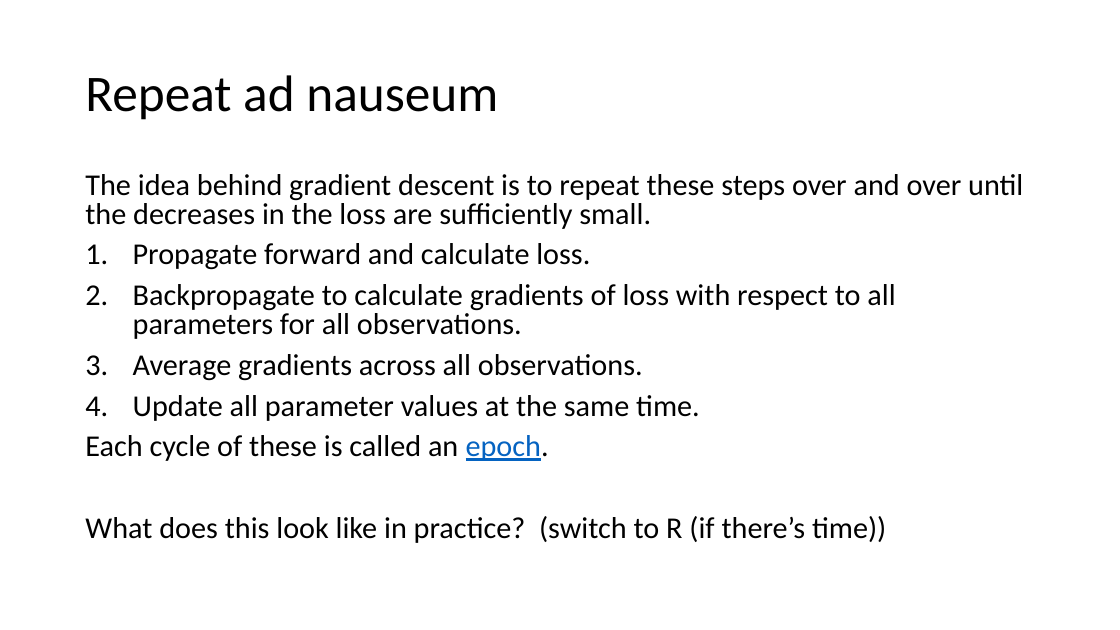
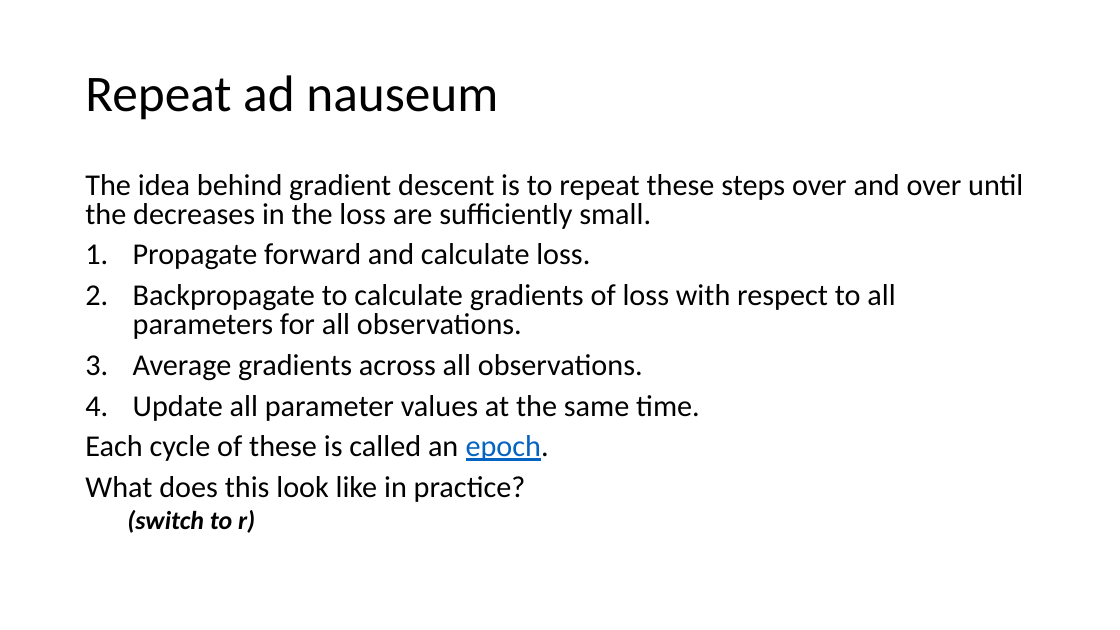
Before and after one commit to snyderjo/Neural-Network-Presentation, a slide deck: slide 56 of secondPart/Neural Networks - pt 2.pptx. Drawn at 1120x630 pixels with LibreOffice and Linux fonts; fonts in the diff are those of the drawing. Boxes give left, top, right and bottom in pixels: in the first picture for what was removed or moved away, otherwise in the second. Text is boxed around its words. In the diff, an @@ line names an element or a change of style, - is before the commit and + after.

```diff
--- a/secondPart/Neural Networks - pt 2.pptx
+++ b/secondPart/Neural Networks - pt 2.pptx
@@ text at (85,476,526,533): text changed @@
-What does this look like in practice? (switch to R (if there’s time))
+What does this look like in practice?
+  (switch to r)
```
Also in this commit, not shown: 15 other slides changed, 5 slides added, 4 slides removed, 2 other files.
